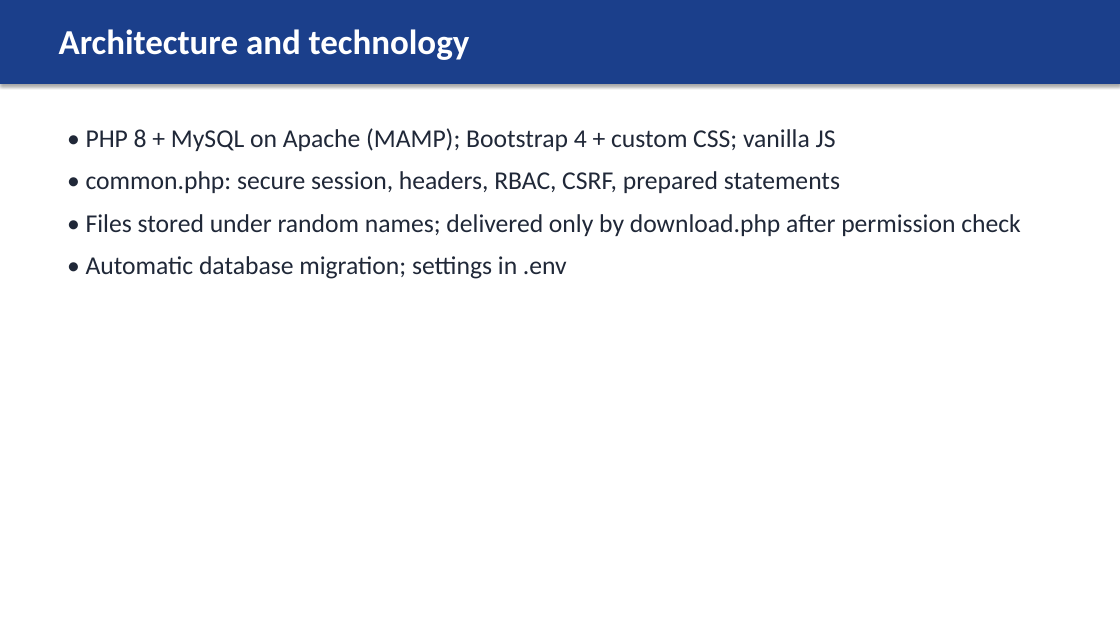
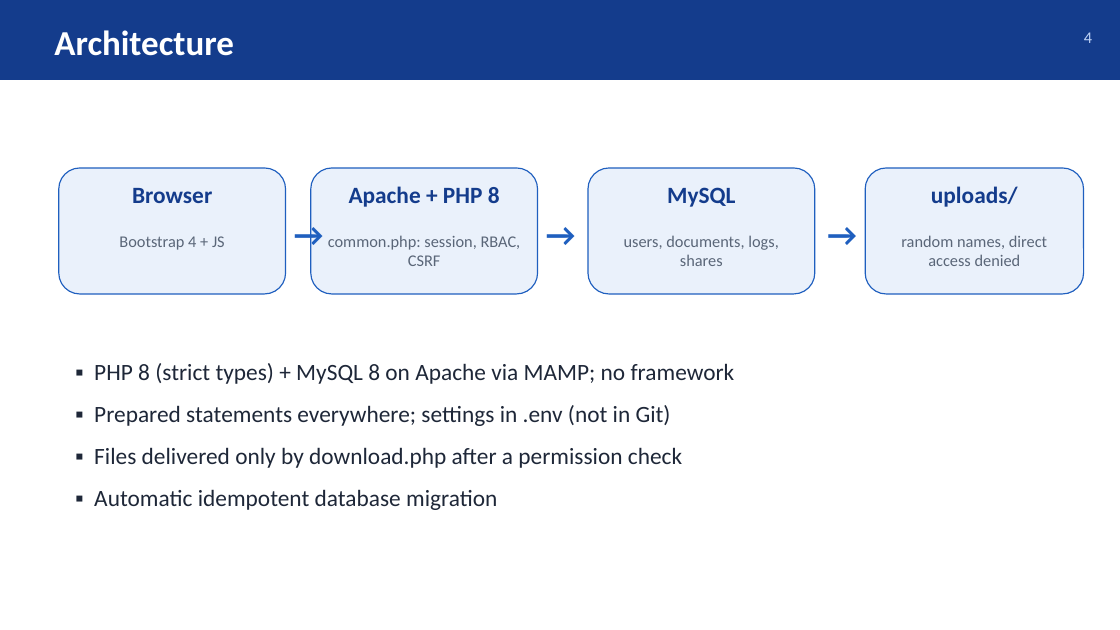
Before and after one commit to osmansalarov/ECMS-FYP2, a slide deck: slide 4 of docs/ECMS_FYP2_M2_Presentation.pptx (slide 3 before the commit). Drawn at 1120x630 pixels with LibreOffice and Linux fonts; fonts in the diff are those of the drawing. Boxes give left, top, right and bottom in pixels: in the first picture for what was removed or moved away, otherwise in the second. Text is boxed around its words. In the diff, an @@ line names an element or a change of style, - is before the commit and + after.

```diff
--- a/docs/ECMS_FYP2_M2_Presentation.pptx
+++ b/docs/ECMS_FYP2_M2_Presentation.pptx
@@ rectangle: place and size @@
-rectangle at (0,0,1120,84)
+rectangle at (0,0,1120,80)
@@ rectangle at (0,0,1120,80): fill #1B3F8B to #143C8C; shadow off @@
@@ text "Architecture" at (54,30,233,56): vertical alignment top to middle @@
@@ text at (54,30,233,56): text changed @@
-Architecture and technology
+Architecture
@@ text added at (1084,32,1092,43), 14 pt, text #BFD3F5 @@
+4
@@ rounded rectangle added at (59,168,286,294), fill #EAF1FB, outline #1F5FBF 1 pt @@
@@ rounded rectangle added at (311,168,538,294), fill #EAF1FB, outline #1F5FBF 1 pt @@
@@ rounded rectangle added at (588,168,815,294), fill #EAF1FB, outline #1F5FBF 1 pt @@
@@ rounded rectangle added at (865,168,1084,294), fill #EAF1FB, outline #1F5FBF 1 pt @@
@@ text added at (132,188,212,203), 20 pt, text #143C8C, bold @@
+Browser
@@ text added at (349,186,500,207), 20 pt, text #143C8C, bold @@
+Apache + PHP 8
@@ text added at (667,187,735,207), 20 pt, text #143C8C, bold @@
+MySQL
@@ text added at (931,186,1018,207), 20 pt, text #143C8C, bold @@
+uploads/
@@ text added at (119,236,225,250), 14 pt, text #5A6678 @@
+Bootstrap 4 + JS
@@ text added at (286,210,319,252), 28 pt, text #1F5FBF, bold @@
+→
@@ text added at (328,235,521,266), 14 pt, text #5A6678 @@
+common.php: session, RBAC, CSRF
@@ text added at (538,210,571,252), 28 pt, text #1F5FBF, bold @@
+→
@@ text added at (624,235,779,266), 14 pt, text #5A6678 @@
+users, documents, logs, shares
@@ text added at (819,210,861,252), 28 pt, text #1F5FBF, bold @@
+→
@@ text added at (901,235,1047,266), 14 pt, text #5A6678 @@
+random names, direct access denied
@@ text at (94,363,735,510): text changed; size 22 to 20 pt; text colour #202838 to #1E2738 @@
-• PHP 8 + MySQL on Apache (MAMP); Bootstrap 4 + custom CSS; vanilla JS
-• common.php: secure session, headers, RBAC, CSRF, prepared statements
-• Files stored under random names; delivered only by download.php after permission check
-• Automatic database migration; settings in .env
+▪ PHP 8 (strict types) + MySQL 8 on Apache via MAMP; no framework
+▪ Prepared statements everywhere; settings in .env (not in Git)
+▪ Files delivered only by download.php after a permission check
+▪ Automatic idempotent database migration
```
Also in this commit, not shown: 5 other slides changed, 11 slides added, 9 slides removed, 32 other files.
